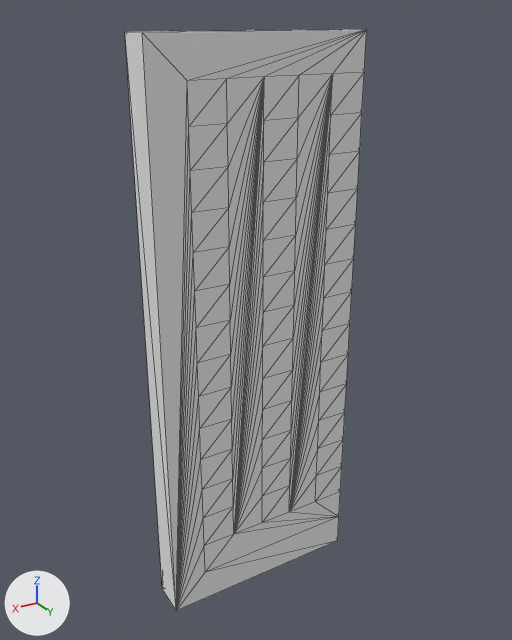
Renders of the OBJ model Assets/Models/Maze/03_small_door_2X.obj from each side of a commit.
Rendered twice from a 50 mm lens placed at (9.23, 16.02, 16.34), pointed at (-0.17, 0.35, 8.5). Lighting does not change. The marker at lower left points along +X, +Y and +Z. Mesh edges are drawn as thin lines. Where no turn or scale is listed for an object, it has been applied to the vertices. Vertices at the same position are counted once.

Before the edit, the objects in view are built like this:
```python
me_03_small_door_2x = bpy.data.meshes.new('03_small_door_2X')
me_03_small_door_2x.from_pydata(...)  # 205 vertices, 406 faces; spans x -3.0..3.0, y -1.0..1.0, z 0.0..16.0
me_03_small_door_2x.materials.append(mat_palette)  # white #e7e7e7
ob_03_small_door_2x = bpy.data.objects.new('03_small_door_2X', me_03_small_door_2x)
ob_03_small_door_2x.location = (0.0, 0.0, 0.0)
```
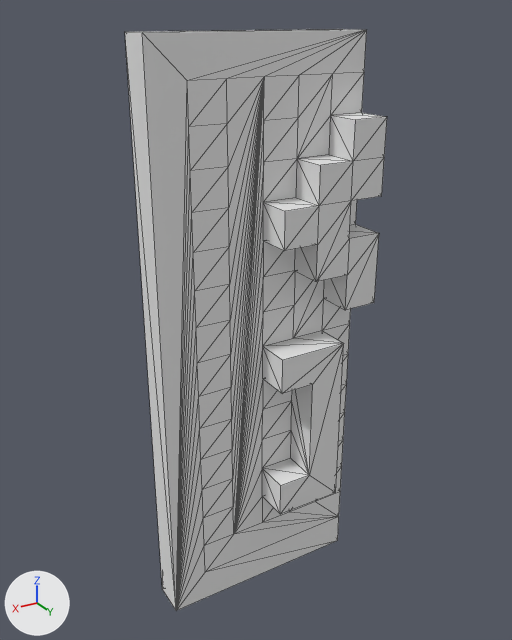
The newer file is also turned or shifted as a whole; pictures and numbers use the older file's frame.

What differs and where, as boxes [x1, y1, x2, y2] in the pictures (512 x 640 px):
```json
{"object": "03_small_door_2X", "change": "reshaped", "before": [125, 29, 367, 611], "after": [125, 29, 387, 611], "on screen": "8% wider"}
{"part": 1, "of": "me_03_small_door_2x", "change": "built on", "before": [262, 74, 362, 512], "after": [262, 74, 387, 514]}
```

Scene script edits in JSON lines:
```json
{"block": "me_03_small_door_2x", "where": "# used by ob_03_small_door_2x; location = (0.0, 0.0, 0.0)"}
{"op": "remove", "block": "me_03_small_door_2x", "code": "me_03_small_door_2x.from_pydata(...)  # 205 vertices, 406 faces; spans x -3.0..3.0, y -1.0..1.0, z 0.0..16.0"}
{"op": "add", "block": "me_03_small_door_2x", "code": "me_03_small_door_2x.from_pydata(...)  # 230 vertices, 456 faces; spans x -3.0..3.0, y -1.0..2.0, z 0.0..16.0"}
{"block": "me_03_small_door_2x", "change": "me_03_small_door_2x part 1"}
{"block": "me_03_small_door_2x", "change": "37 faces are deleted"}
{"block": "me_03_small_door_2x", "change": "25 new vertices lie (0.0, 1.0, 0.0) away from vertices in x -3.0..0.0, y 1.0, z 3.0..14.0"}
{"block": "me_03_small_door_2x", "change": "87 new faces join them"}
```
